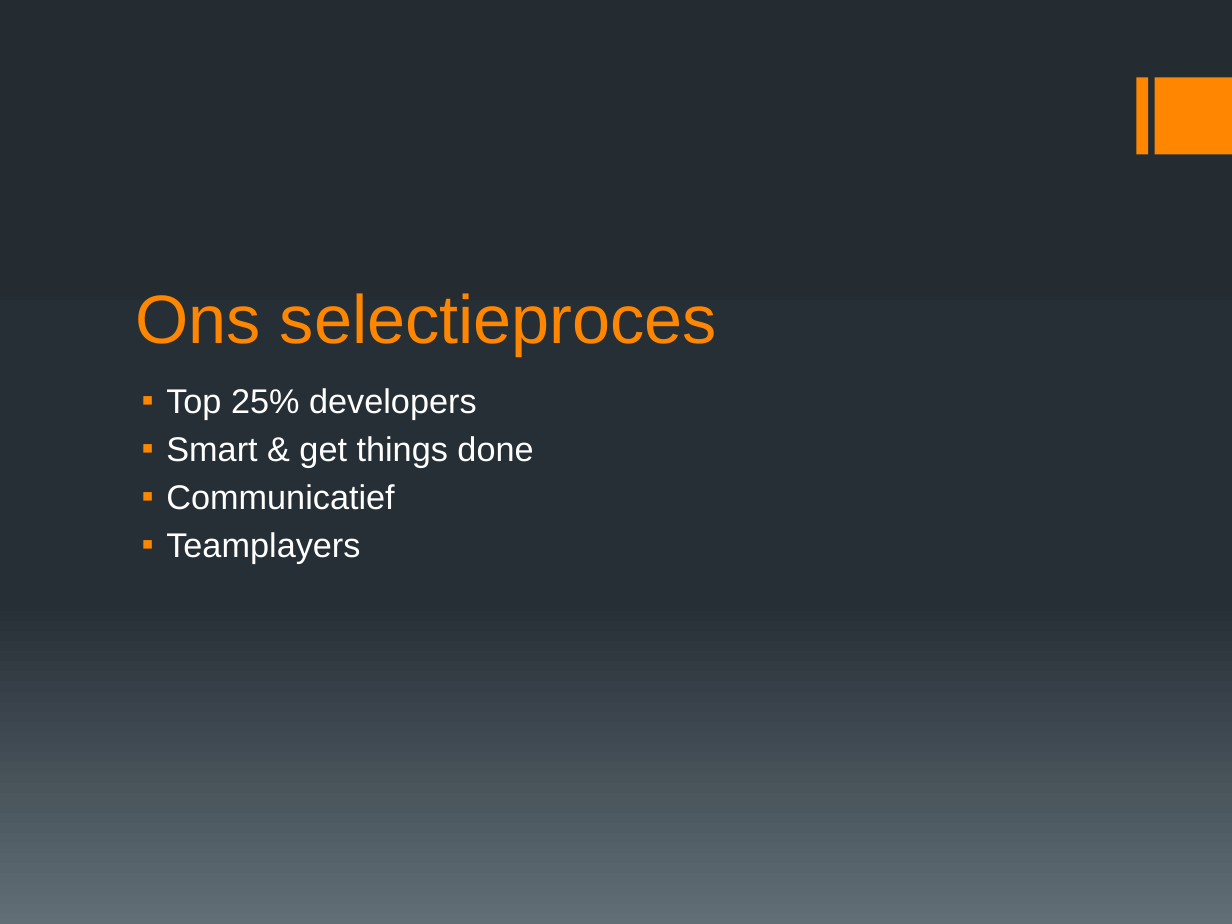
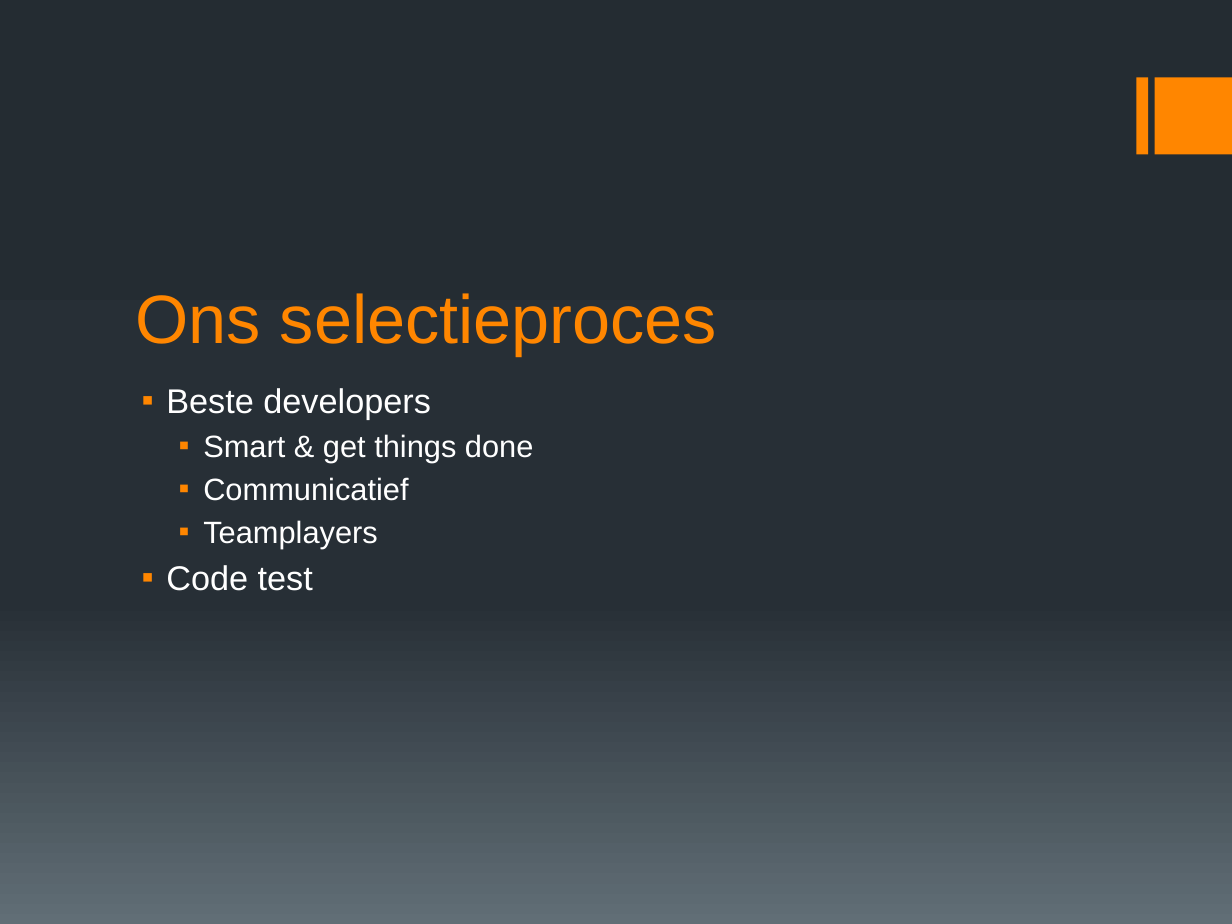
Before and after one commit to itenium-be/marketing, a slide deck: slide 4 of itenium.pptx. Drawn at 1232x924 pixels with LibreOffice and Linux fonts; fonts in the diff are those of the drawing. Boxes give left, top, right and bottom in pixels: in the first picture for what was removed or moved away, otherwise in the second. Text is boxed around its words. In the diff, an @@ line names an element or a change of style, - is before the commit and + after.

```diff
--- a/itenium.pptx
+++ b/itenium.pptx
@@ text at bbox=[166, 388, 431, 420]: text changed @@
-▪ Top 25% developers
+▪ Beste developers
@@ text at bbox=[203, 434, 533, 549]: size 20 to 18 pt in "Smart & get things done", "Communicatief", "Teamplayers"; list level 1 to 2 in "Smart & get things done"; list level 1 to 2 in "Communicatief"; list level 1 to 2 in "Teamplayers" @@
@@ text at bbox=[166, 565, 313, 591]: paragraph added @@
+▪ Code test
```
Also in this commit, not shown: 6 other slides changed.
